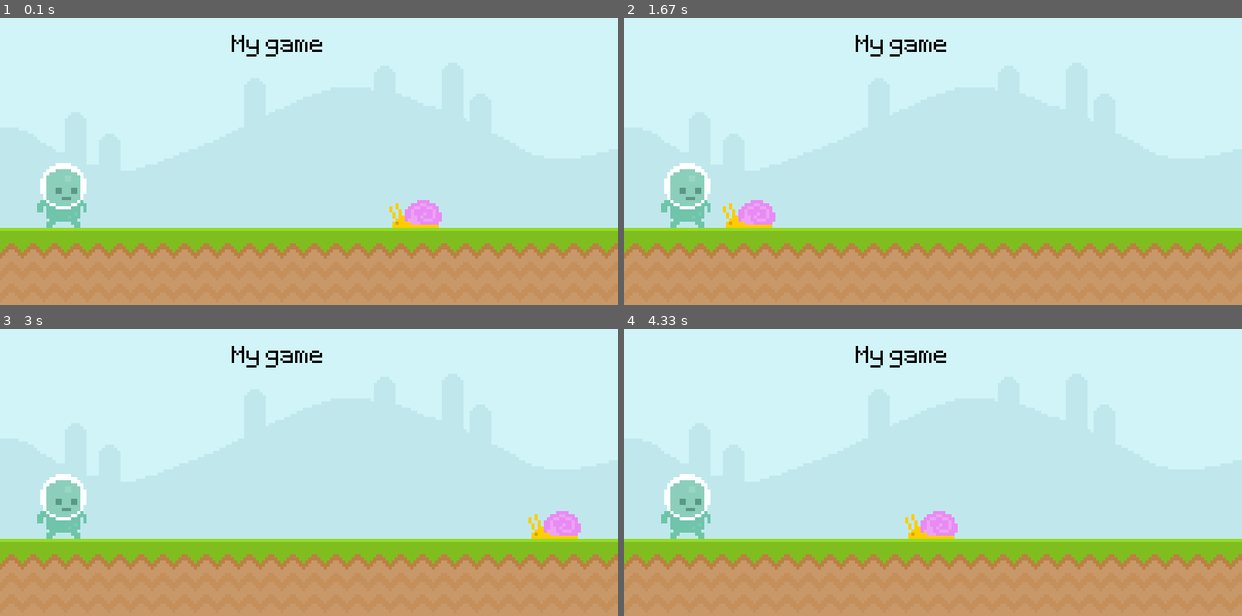
Above: before the commit, frames 1-4 (two rows, left to right).
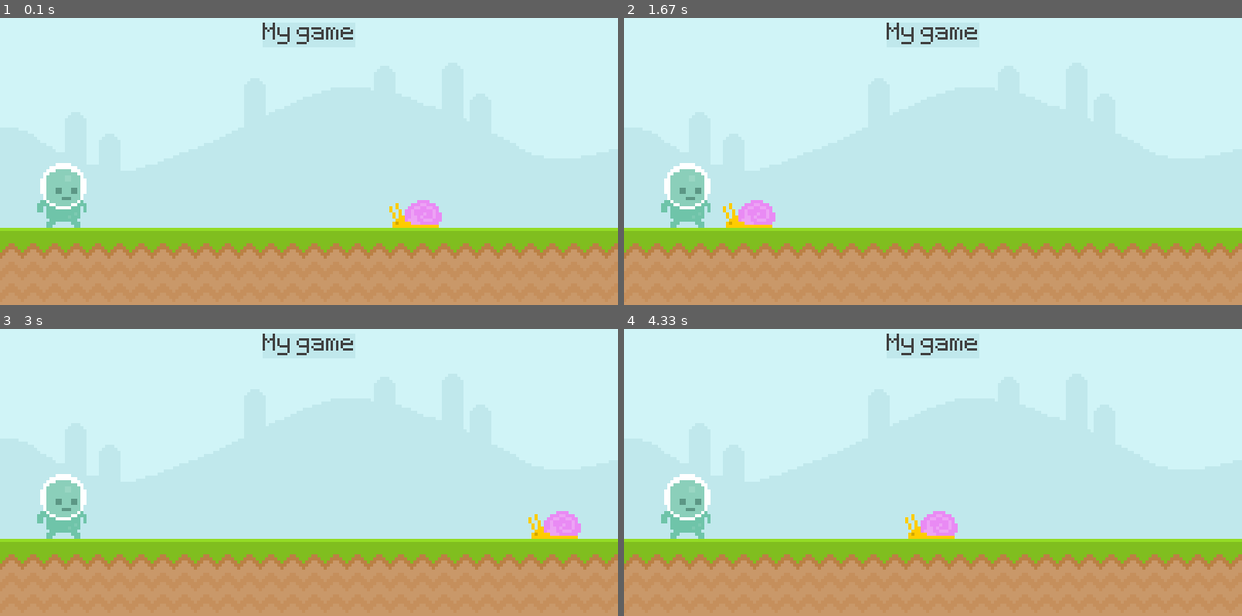
Above: after the commit, the same moments.

Repository: CasacoVermelho/pygame-project01
Game: pygame game, started from main.py
The game is run twice, just before and just after one commit, with the same random seed, the same clock (stepped at 60 frames per second) and the same inputs.
Inputs:
- Up to frame 1 (0.1 s): no input
- Up to frame 2 (1.67 s): no input
- Up to frame 3 (3 s): no input
- Up to frame 4 (4.33 s): no input

The runs differ from the first frame. In frame 1, 0.6% of the frame differs, in the area x 37-58%, y 1-14%; in frame 2, 0.6%; in frame 3, 0.6%; in frame 4, 0.6%.

Commit message:
drawing with rectangles and colors

Diff:
--- a/main.py
+++ b/main.py
@@ -9,7 +9,9 @@
 
 sky_surface = pygame.image.load('graphics/Sky.png').convert()
 ground_surface = pygame.image.load('graphics/ground.png').convert()
-text_surface = test_font.render('My game', False, 'Black')
+
+score_surf = test_font.render('My game', False, (64,64,64))
+score_rect = score_surf.get_rect(center = (400,50))
 
 snail_surf = pygame.image.load('graphics/snail/snail1.png').convert_alpha()
 snail_rect = snail_surf.get_rect(bottomright = (600,300))
@@ -28,7 +30,9 @@
 
 	screen.blit(sky_surface,(0,0))
 	screen.blit(ground_surface,(0,300))
-	screen.blit(text_surface,(300,50))
+	pygame.draw.rect(screen,'#c0e8ec',score_rect)
+	# pygame.draw.rect(screen,'Green',score_rect,10)
+	screen.blit(score_surf,score_rect)
 
 	snail_rect.x -= 4
 	if snail_rect.right < 0: snail_rect.left = 800
